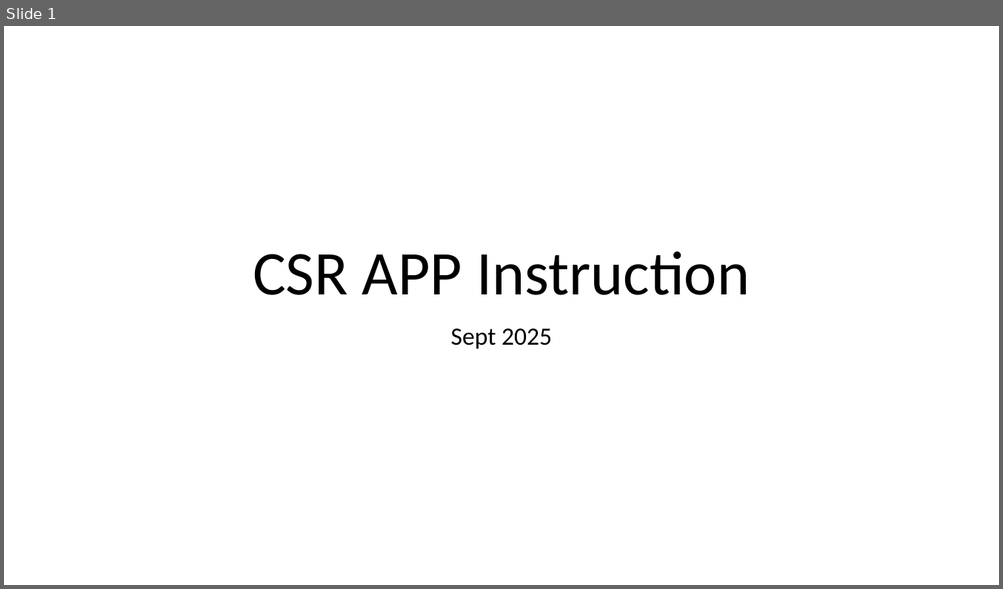
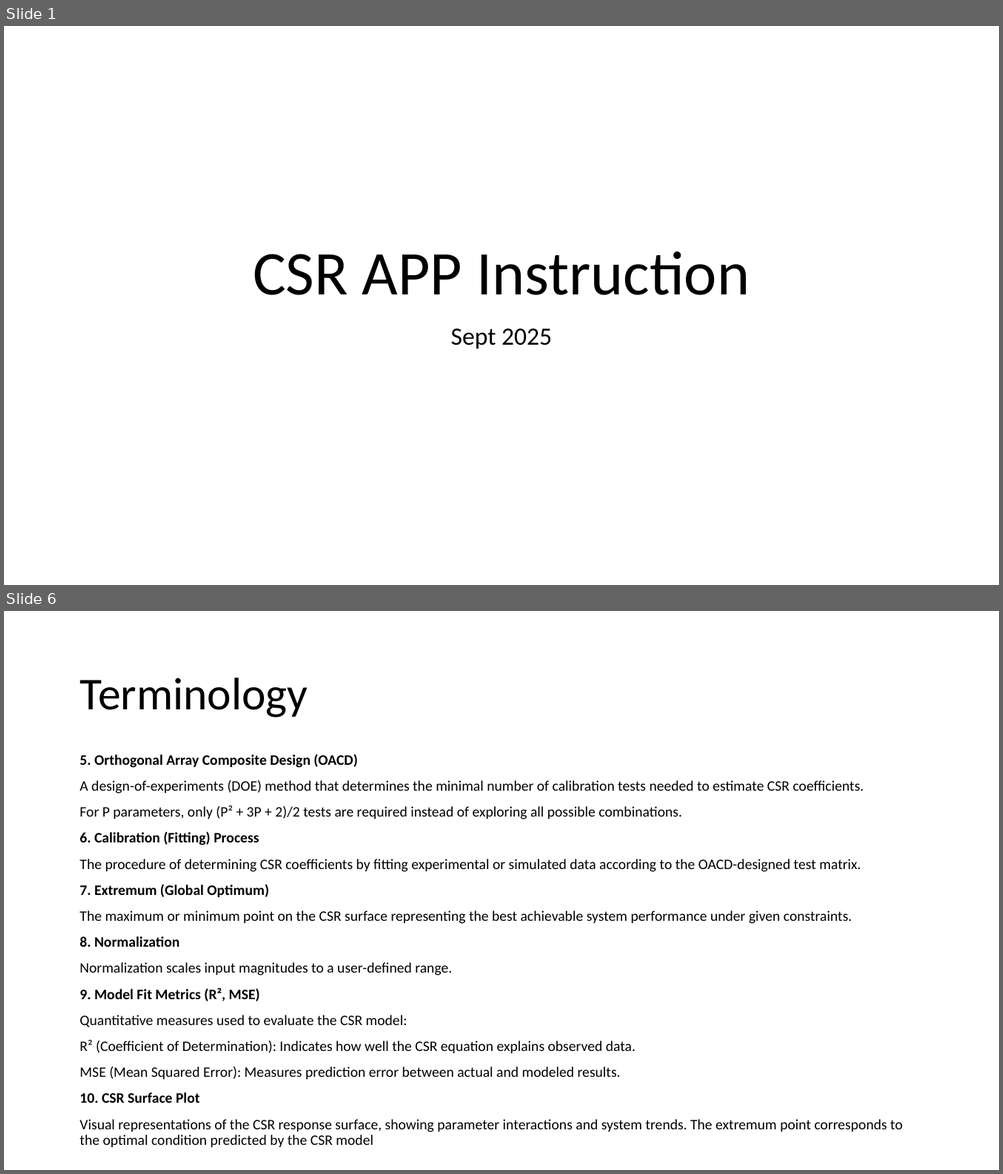
Before and after one commit to cuzno200161/CSR-software, a slide deck: CSR APP Instruction.pptx. Shown one above the other, each under a label of ours: slide 1 before the commit, slides 1 and 6 after it; the slides between them are not shown. The pictures are 1003x589 and 1003x1174 pixels, drawn with LibreOffice and Linux fonts; fonts in the diff are those of the drawing. Boxes give left, top, right and bottom in pixels: in the first picture for what was removed or moved away, otherwise in the second. Text is boxed around its words. In the diff, an @@ line names an element or a change of style, - is before the commit and + after.

```diff
--- a/CSR APP Instruction.pptx
+++ b/CSR APP Instruction.pptx
@@ slide 6 added at [4,611,999,1170], background #FFFFFF @@
@@ title added at [79,678,307,718], 44 pt, text #000000 @@
+Terminology
@@ text added at [79,754,902,1147], 14 pt, text #000000 @@
+5. Orthogonal Array Composite Design (OACD)
+A design-of-experiments (DOE) method that determines the minimal number of calibration tests needed to estimate CSR coefficients.
+For P parameters, only (P² + 3P + 2)/2 tests are required instead of exploring all possible combinations.
+6. Calibration (Fitting) Process
+The procedure of determining CSR coefficients by fitting experimental or simulated data according to the OACD-designed test matrix.
+7. Extremum (Global Optimum)
+The maximum or minimum point on the CSR surface representing the best achievable system performance under given constraints.
+8. Normalization
+Normalization scales input magnitudes to a user-defined range.
+9. Model Fit Metrics (R², MSE)
+Quantitative measures used to evaluate the CSR model:
+R² (Coefficient of Determination): Indicates how well the CSR equation explains observed data.
+MSE (Mean Squared Error): Measures prediction error between actual and modeled results.
+10. CSR Surface Plot
+Visual representations of the CSR response surface, showing parameter interactions and system trends. The extremum point corresponds to the optimal condition predicted by the CSR model
```
Also in this commit, not shown: 5 slides changed, 6 other slides added, 1 slide removed, 1 other file.
